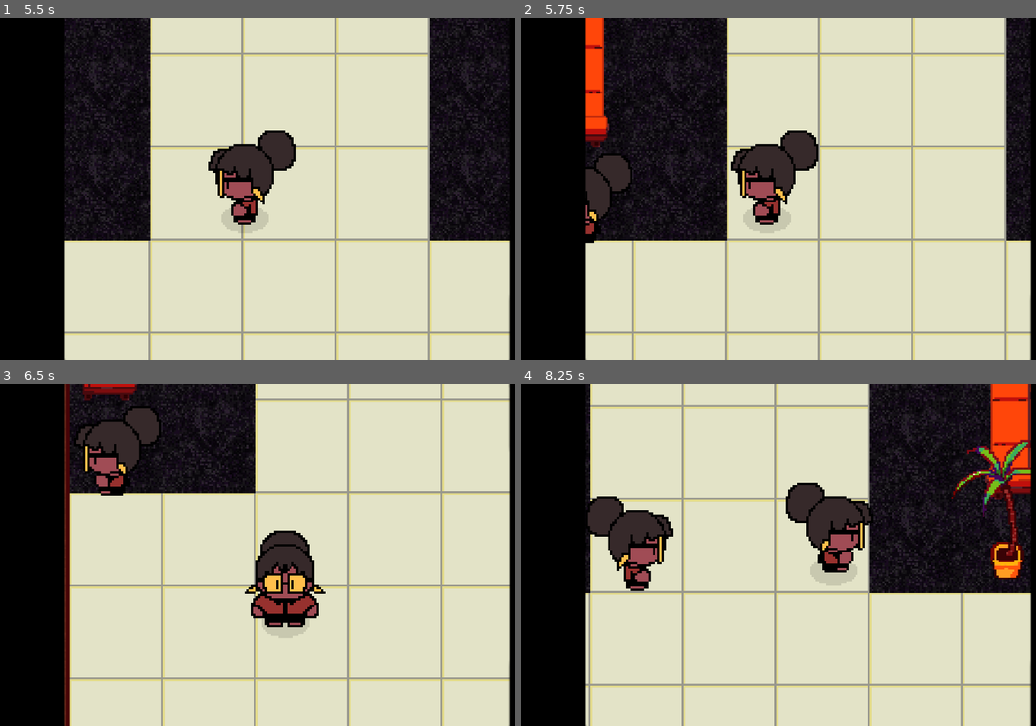
Above: before the commit, frames 1-4 (two rows, left to right).
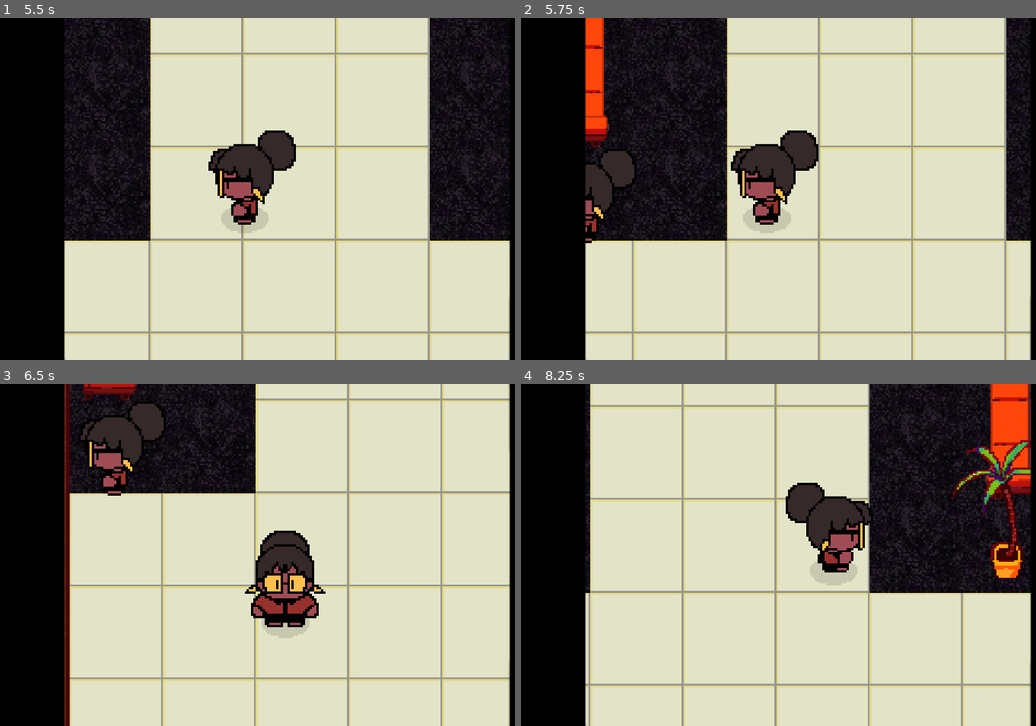
Above: after the commit, the same moments.

Repository: KURUKURURU/skeptic
Game: Godot game, scene res://scene/scene/start_menu.tscn
Two runs of this game, one before a commit and one after it. Both use one fixed random seed, a clock stepped at 60 frames per second and the inputs below.
Inputs (mouse positions are in pixels of both pictures, inside the frame that each line leads up to):
- Up to frame 1 (5.5 s): click "Start" at 0.5 s; tap Enter (ui_accept) at 1.25, 1.52, 2.27, 3.77, 4.52, 5.27 s; move the mouse to (422, 171) at 1.27 s; hold D (right) 1.28-2.03 s; hold E (interact) 1.28-2.03 s; click (422, 171) at 1.42 s; move the mouse to (164, 206) at 2.02 s; hold S (down) 2.03-2.78 s; tap Shift (shift) at 2.1 s; move the mouse to (345, 113) at 2.77 s; hold D (right) 2.78-3.53 s; tap Alt at 2.85, 5.1 s; move the mouse to (257, 257) at 3.52 s; hold W (up) 3.53-4.28 s; tap E (interact) at 3.6 s; click (257, 257) at 3.67 s; move the mouse to (468, 240) at 4.27 s; hold Shift (shift) 4.28-5.03 s; hold A (left) from 4.28 s (still down); move the mouse to (103, 137) at 5.02 s
- Up to frame 2 (5.75 s): keep holding A (left)
- Up to frame 3 (6.5 s): move the mouse to (314, 555) at 5.77 s; release A (left) at 5.78 s; hold S (down) from 5.78 s (still down); hold E (interact) from 5.78 s (still down); click (314, 555) at 5.92 s
- Up to frame 4 (8.25 s): move the mouse to (716, 469) at 6.52 s; release S (down) at 6.53 s; release E (interact) at 6.53 s; hold D (right) 6.53-7.28 s; tap Shift (shift) at 6.6 s; tap Enter (ui_accept) at 6.77, 7.52 s; move the mouse to (943, 537) at 7.27 s; hold W (up) 7.28-8.03 s; tap Alt at 7.35 s; move the mouse to (685, 572) at 8.02 s; hold D (right) from 8.03 s (still down); tap E (interact) at 8.1 s; click (685, 572) at 8.17 s

Frame 1 is identical in both runs. In frame 2, 0.6% of the frame differs, in the area x 12-23%, y 38-66%; in frame 3, 1.2%; in frame 4, 2.7%, in the area x 12-30%, y 32-61%.

Commit message:
i broke something

Diff:
--- a/scene/Entities/npc.tscn
+++ b/scene/Entities/npc.tscn
@@ -3,13 +3,15 @@
 [ext_resource type="Script" uid="uid://bi735boctqc5u" path="res://scripts/npc.gd" id="1_v1cxo"]
 [ext_resource type="SpriteFrames" uid="uid://c45l64cp1tcjp" path="res://img/spriteframes/nyra_spriteframes.tres" id="2_y3tbb"]
 [ext_resource type="Script" uid="uid://8qqvvjkyxlva" path="res://scripts/states/state_machine.gd" id="3_rnkmb"]
-[ext_resource type="Script" uid="uid://cfje3puh636hb" path="res://scripts/states/NPCIdle.gd" id="4_y3tbb"]
+[ext_resource type="Script" uid="uid://cfje3puh636hb" path="res://scripts/states/NPC_Idle.gd" id="4_y3tbb"]
+[ext_resource type="Script" uid="uid://b3uxggijnrf0v" path="res://scripts/states/NPC_Move.gd" id="5_rnkmb"]
 
 [sub_resource type="RectangleShape2D" id="RectangleShape2D_q75ou"]
 size = Vector2(44, 16)
 
 [node name="NPC" type="CharacterBody2D" unique_id=2085148079]
 texture_filter = 1
+collision_layer = 4
 script = ExtResource("1_v1cxo")
 
 [node name="CollisionShape2D2" type="CollisionShape2D" parent="." unique_id=139420180]
@@ -26,9 +28,14 @@
 
 [node name="StateMachine" type="Node" parent="." unique_id=530703613 node_paths=PackedStringArray("initial_state")]
 script = ExtResource("3_rnkmb")
-initial_state = NodePath("Idle")
+initial_state = NodePath("Move")
 
-[node name="Idle" type="Node" parent="StateMachine" unique_id=1405085020 node_paths=PackedStringArray("NPC")]
+[node name="Idle" type="Node" parent="StateMachine" unique_id=477191407 node_paths=PackedStringArray("NPC")]
 script = ExtResource("4_y3tbb")
 NPC = NodePath("../..")
 metadata/_custom_type_script = "uid://cfje3puh636hb"
+
+[node name="Move" type="Node" parent="StateMachine" unique_id=1511685912 node_paths=PackedStringArray("NPC")]
+script = ExtResource("5_rnkmb")
+NPC = NodePath("../..")
+metadata/_custom_type_script = "uid://b3uxggijnrf0v"
--- /dev/null
+++ b/scene/Entities/npc2.tscn
@@ -0,0 +1,34 @@
+[gd_scene format=3 uid="uid://cwddcxn4mm0lb"]
+
+[ext_resource type="Script" uid="uid://bi735boctqc5u" path="res://scripts/npc.gd" id="1_5y445"]
+[ext_resource type="SpriteFrames" uid="uid://c45l64cp1tcjp" path="res://img/spriteframes/nyra_spriteframes.tres" id="2_ajxig"]
+[ext_resource type="Script" uid="uid://8qqvvjkyxlva" path="res://scripts/states/state_machine.gd" id="3_yojp3"]
+[ext_resource type="Script" uid="uid://cfje3puh636hb" path="res://scripts/states/NPC_Idle.gd" id="4_j8rbr"]
+
+[sub_resource type="RectangleShape2D" id="RectangleShape2D_q75ou"]
+size = Vector2(44, 16)
+
+[node name="NPC" type="CharacterBody2D" unique_id=2085148079]
+texture_filter = 1
+script = ExtResource("1_5y445")
+
+[node name="CollisionShape2D2" type="CollisionShape2D" parent="." unique_id=139420180]
+position = Vector2(0, 2)
+shape = SubResource("RectangleShape2D_q75ou")
+
+[node name="AnimatedSprite2D" type="AnimatedSprite2D" parent="." unique_id=728727981]
+scale = Vector2(1.141, 1.141)
+sprite_frames = ExtResource("2_ajxig")
+animation = &"up"
+offset = Vector2(0, -12.11)
+
+[node name="AnimationPlayer" type="AnimationPlayer" parent="." unique_id=777764856]
+
+[node name="StateMachine" type="Node" parent="." unique_id=530703613 node_paths=PackedStringArray("initial_state")]
+script = ExtResource("3_yojp3")
+initial_state = NodePath("Idle")
+
+[node name="Idle" type="Node" parent="StateMachine" unique_id=1405085020 node_paths=PackedStringArray("NPC")]
+script = ExtResource("4_j8rbr")
+NPC = NodePath("../..")
+metadata/_custom_type_script = "uid://cfje3puh636hb"
--- a/scene/character/nyra.tscn
+++ b/scene/character/nyra.tscn
@@ -14,6 +14,7 @@
 
 [node name="Nyra" type="CharacterBody2D" unique_id=624278877]
 y_sort_enabled = true
+collision_layer = 2
 script = ExtResource("1_argbh")
 speed = 200
 
--- a/scene/tool/test_area.tscn
+++ b/scene/tool/test_area.tscn
@@ -238,6 +238,7 @@
 [sub_resource type="TileSet" id="TileSet_hrtff"]
 tile_size = Vector2i(50, 50)
 physics_layer_0/collision_layer = 1
+physics_layer_0/collision_mask = 0
 sources/2 = SubResource("TileSetAtlasSource_fam6o")
 sources/4 = SubResource("TileSetAtlasSource_fbwr2")
 sources/0 = SubResource("TileSetAtlasSource_hrtff")
--- /dev/null
+++ b/scripts/states/NPC_Idle.gd
@@ -0,0 +1,37 @@
+extends State
+class_name NPC_Idle
+
+# im so dang done with this: https://www.youtube.com/watch?v=ow_Lum-Agbs
+
+@export var NPC : CharacterBody2D
+@export var move_speed := 100.0
+
+var stand_time : float
+
+func randomize_idle():
+	# An idle state doesn't move, so direction is lowkirkeuinuely zero
+	if NPC:
+		NPC.velocity = Vector2.ZERO
+
+	# How long the NPC will stand still before doing something else
+	stand_time = randf_range(1.5, 3.5)
+
+func Enter():
+	randomize_idle()
+
+func Update(delta: float):
+	if stand_time > 0:
+		stand_time -= delta
+
+	else:
+		randomize_idle()
+
+func Physics_Update(_delta: float):
+	if NPC:
+		NPC.velocity = Vector2.ZERO
+
+	if stand_time == 0:
+		Transitioned.emit(self, "move")
+
+func wait(seconds: float) -> void:
+	await get_tree().create_timer(seconds).timeout
--- a/scripts/states/NPCIdle.gd
+++ b/scripts/states/NPC_Move.gd
@@ -1,5 +1,5 @@
 extends State
-class_name NPCIdle
+class_name NPC_Move
 
 # im so dang done with this: https://www.youtube.com/watch?v=ow_Lum-Agbs
 
@@ -32,6 +32,9 @@
 	if NPC:
 		NPC.velocity = move_direction * move_speed
 
+	if wander_time < 0:
+		Transitioned.emit(self, "idle")
+
 func get_direction():
 	return move_direction
 
--- a/scripts/states/state_machine.gd
+++ b/scripts/states/state_machine.gd
@@ -27,7 +27,7 @@
 	if state != current_state:
 		return
 
-	var new_state = state.get(new_state_name.to_lower())
+	var new_state = states.get(new_state_name.to_lower())
 
 	if current_state:
 		current_state.Exit()
Renamed: scripts/states/NPCIdle.gd.uid -> scripts/states/NPC_Idle.gd.uid
Not shown, added: scripts/states/NPC_Move.gd.uid
